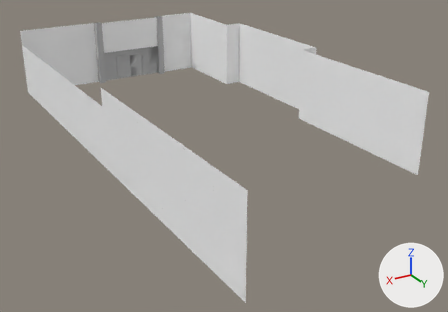
Two versions of the FBX model Assets/3dAssets/Buildings/Stage1/Floor1/WallGrp.fbx, one commit apart.
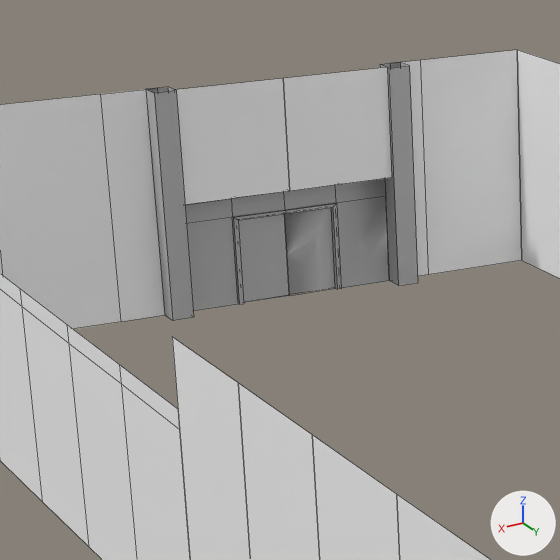
There are two pictures of each version: one whole from a 50 mm lens placed at (37.0, 91.2, 30.2), pointed at (-1.3, 27.3, -1.7), one close up on the part from 12% to 45% of the width and 0% to 47% of the height. Lighting does not change. The marker at lower right points along +X, +Y and +Z. The close-ups show mesh edges as thin lines. Where no turn or scale is listed for an object, it has been applied to the vertices. Vertices at the same position are counted once.

Names of what the first close-up shows: 'EntranceColumnL', 'EntranceColumnR', 'EntranceDoorHigh', 'EntranceDoorL', 'EntranceDoorLow', 'WallL_1', 'WallL_3', 'WallL_4', 'WallL_5', 'WallL_6', 'WallR_2', 'WallR_9'.
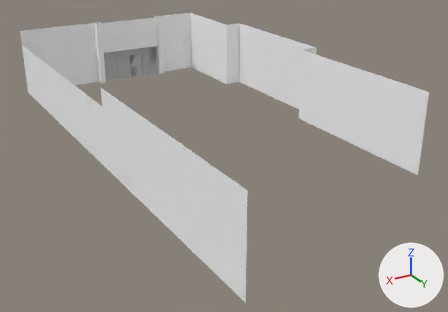
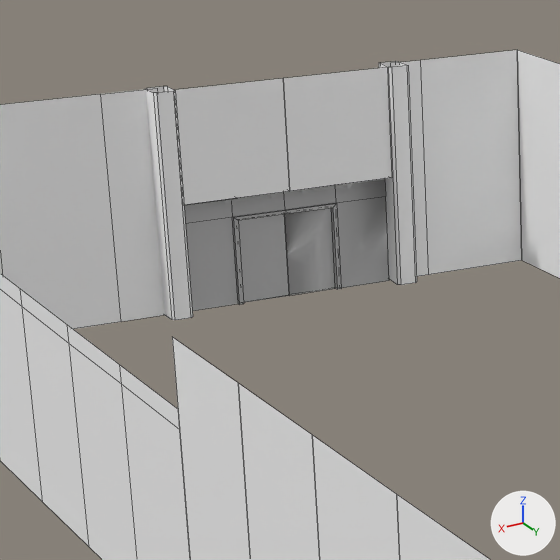
The change in detail:
me_mesh is used by ob_entrancecolumnl; location (2.5, -8.0, 10.0).
me_mesh had 8 vertices, 4 faces and spanned x -1.0..0.0, y 0.0..1.0, z -10.0..0.0.
me_mesh no longer uses material mat_lambert1 (grey #bcbcbc).
me_mesh now has 16 vertices, 8 faces and spans x -1.0..0.0, y -1.25..0.0, z 0.0..10.0.
me_mesh part 3: the whole mesh is rebuilt.
me_mesh now uses material mat_lambert7 (white #ffffff).
me_mesh_001 is used by ob_entrancecolumnr; location (-9.5, -8.0, 0.0).
me_mesh_001 had 8 vertices, 4 faces and spanned x 0.0..1.0, y 0.0..1.0, z 0.0..10.0.
me_mesh_001 no longer uses material mat_lambert1 (grey #bcbcbc).
me_mesh_001 now has 16 vertices, 8 faces and spans x -1.0..0.0, y -1.25..0.0, z 0.0..10.07.
me_mesh_001 part 1: the whole mesh is rebuilt.
me_mesh_001 part 2: the surface is now shaded smooth.
me_mesh_001 now uses material mat_lambert7 (white #ffffff).
Object 'EntranceColumnL' (ob_entrancecolumnl) moves from (2.5, -8.0, 10.0) to (2.5, -7.0, 0.0).
Object 'EntranceColumnR' (ob_entrancecolumnr) moves from (-9.5, -8.0, 0.0) to (-8.5, -7.0, 0.01).

Pixel boxes (x1, y1, x2, y2) of what changed, in the close-ups (560 x 560 px):
'EntranceColumnL', reshaped, moved
    before: (146, 87, 194, 321)
    after: (146, 86, 193, 320)
'EntranceColumnR', reshaped, moved
    before: (380, 62, 418, 286)
    after: (379, 61, 417, 285)
part 1 of me_mesh_001, built on
    before: (380, 62, 418, 286)
    after: (379, 61, 417, 285)
